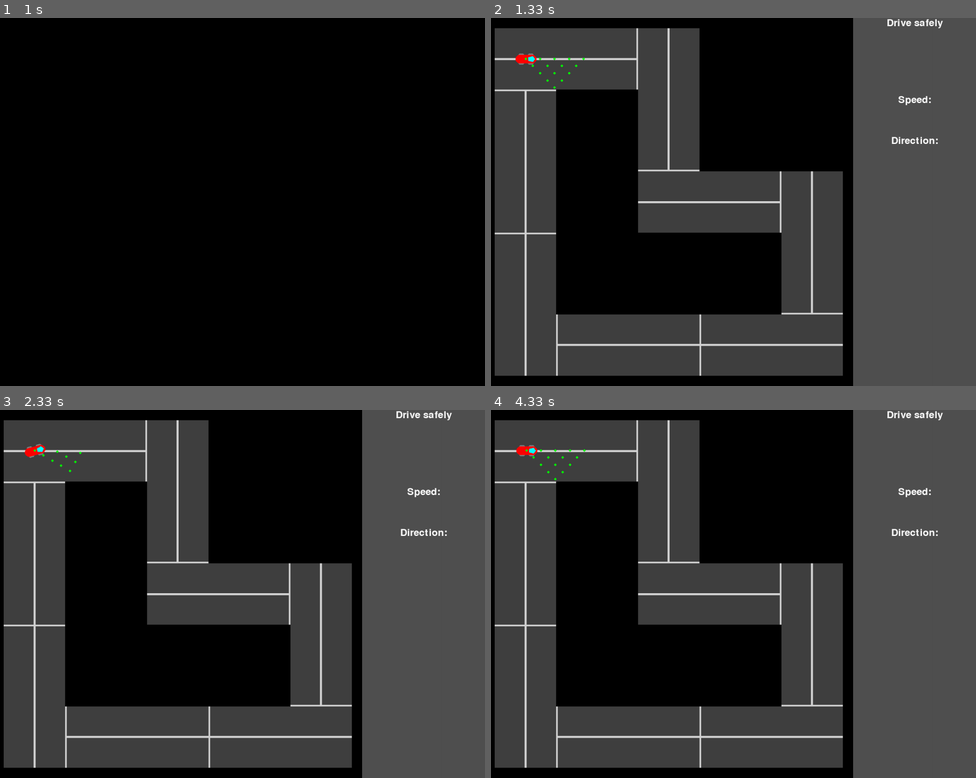
Above: before the commit, frames 1-4 (two rows, left to right).
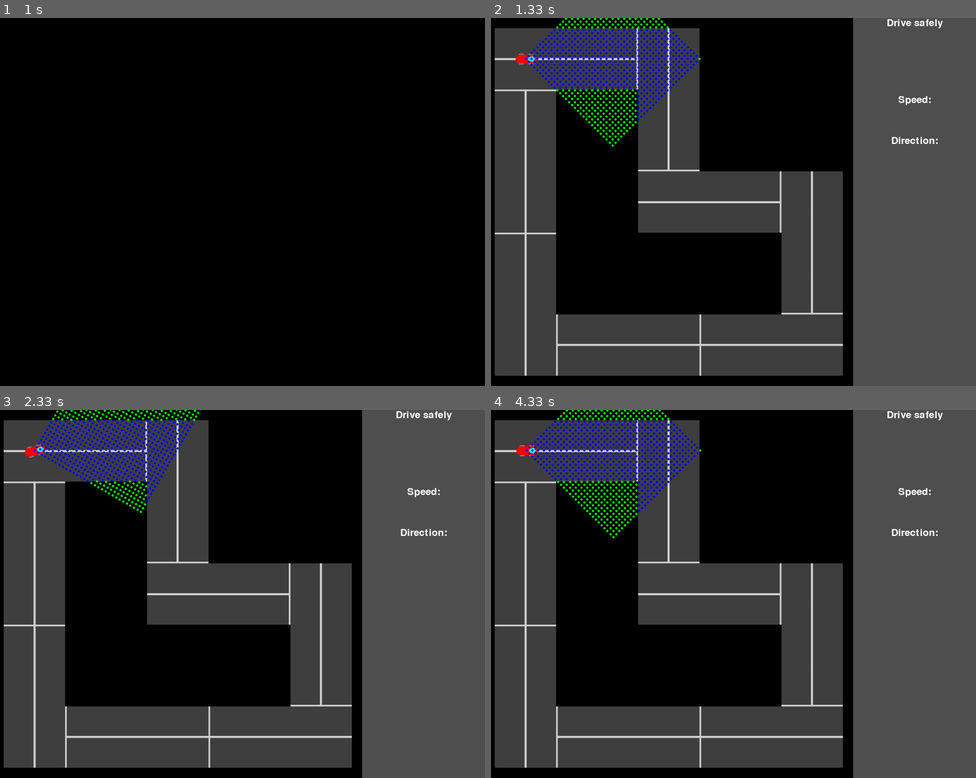
Above: after the commit, the same moments.

Repository: Pitrified/snippet
Game: pygame game, started from racer/racer_main.py
The game is run twice, just before and just after one commit, with the same random seed, the same clock (stepped at 60 frames per second) and the same inputs.
Inputs:
- Up to frame 1 (1 s): hold W from 0.83 s (still down)
- Up to frame 2 (1.33 s): release W at 1.3 s
- Up to frame 3 (2.33 s): hold A from 1.83 s (still down)
- Up to frame 4 (4.33 s): release A at 2.37 s; hold A 2.4-3 s; tap X at 2.47, 3.9 s; tap Z at 2.55 s; hold D from 3.83 s (still down)

Frame 1 is identical in both runs. In frame 2, 2.6% of the frame differs, in the area x 6-44%, y 0-36%; in frame 3, 2.0%; in frame 4, 2.6%.

Commit message:
RACER: fix the raw_map computation

Diff:
--- a/racer/racer_env.py
+++ b/racer/racer_env.py
@@ -255,29 +255,54 @@
         logg = getMyLogger(f"c.{__class__.__name__}._get_sensor_array")
         logg.debug(f"Start _get_sensor_array")
 
+        # get the current sensor_array to use
         self.curr_sa = self.racer_car.get_current_sensor_array()
-        logg.debug(f'shape curr_sa {self.curr_sa.shape}')
-        self._draw_sensor_array()
-
-    def _draw_sensor_array(self):
+        logg.debug(f"shape curr_sa {self.curr_sa.shape}")
+
+        obs = []
+        for s_pos in self.curr_sa:
+            #  logg.debug(f"s_pos {s_pos}")
+            if (
+                s_pos[0] < 0
+                or s_pos[0] >= self.field_wid
+                or s_pos[1] < 0
+                or s_pos[1] >= self.field_hei
+            ):
+                obs.append(0)
+            else:
+                obs.append(self.racer_map.raw_map[s_pos[0], s_pos[1]])
+        #  logg.debug(f"obs {obs}")
+
+        # draw the array on the sa_surf
+        self._draw_sensor_array(obs)
+
+        return obs
+
+    def _draw_sensor_array(self, obs=None):
         """draw the sensor_array on a Surface
         """
         logg = getMyLogger(f"c.{__class__.__name__}._draw_sensor_array")
         logg.debug(f"Start _draw_sensor_array")
 
         # create the new surface for the sensor_array
-        self.sat_surf = pygame.Surface(self.field_size)
-        #  self.sat_surf = self.sat_surf.convert()
+        self.sa_surf = pygame.Surface(self.field_size)
+        #  self.sa_surf = self.sa_surf.convert()
         black = (0, 0, 0)
-        self.sat_surf.fill(black)
+        self.sa_surf.fill(black)
         # black colors will not be blit
-        self.sat_surf.set_colorkey(black)
+        self.sa_surf.set_colorkey(black)
 
         the_color = (0, 255, 0, 128)
+        the_second_color = (0, 0, 255, 128)
+        color = the_color
         the_size = 3
-        for s_pos in self.curr_sa:
-            #  pygame.draw.circle(self.sat_surf, the_color, (10,10), the_size)
-            pygame.draw.circle(self.sat_surf, the_color, s_pos, the_size)
+        for i, s_pos in enumerate(self.curr_sa):
+            if not obs is None:
+                if obs[i] == 1:
+                    color = the_second_color
+                else:
+                    color = the_color
+            pygame.draw.circle(self.sa_surf, color, s_pos, the_size)
 
     def _update_display(self):
         """draw everything
@@ -295,7 +320,7 @@
         #  allsprites.draw(field)
 
         # draw the sensor surface
-        self.screen.blit(self.sat_surf, (0, 0))
+        self.screen.blit(self.sa_surf, (0, 0))
 
         # update the display
         pygame.display.flip()
--- a/racer/racer_map.py
+++ b/racer/racer_map.py
@@ -1,4 +1,5 @@
 import logging
+import numpy as np
 
 from timeit import default_timer as timer
 
@@ -55,6 +56,8 @@
             self.segments[i] = Segment(self.out_file_road, direction, cx, cy, i)
             self.add(self.segments[i])
 
+        self._precompute_map()
+
     def _create_road_segment(self):
         """Create the bmp for a road segment
         """
@@ -76,6 +79,19 @@
         )
 
         img1.save(self.out_file_road, "bmp")
+
+    def _precompute_map(self):
+        """turn the map into a np array
+        """
+        logg = getMyLogger(f"c.{__name__}._precompute_map", "DEBUG")
+        logg.debug(f"Start _precompute_map")
+
+        self.raw_map = np.zeros((self.field_wid, self.field_hei), dtype=np.uint8)
+        for i in self.segments:
+            rect = self.segments[i].rect
+            logg.debug(f"rect {rect}")
+            logg.debug(f" left {rect.left} right {rect.right} top {rect.top} bottom {rect.bottom} ")
+            self.raw_map[rect.left:rect.right, rect.top:rect.bottom] = 1
 
 
 class Segment(Sprite):
--- a/racer/racer_racer.py
+++ b/racer/racer_racer.py
@@ -320,7 +320,7 @@
             rot_mat = compute_rot_matrix(360-dire)
             rotated_sa = np.matmul(rot_mat, sensor_array_template)
             #  self.all_sensor_array[dire] = rotated_sa.transpose()
-            int_sa = np.array(rotated_sa, dtype=np.uint16)
+            int_sa = np.array(rotated_sa, dtype=np.int16)
             self.all_sensor_array[dire] = int_sa.transpose()
 
     def _get_sensor_array_template(self):
@@ -330,9 +330,11 @@
         logg.debug(f"Start _get_sensor_array_template")
 
         # create a grid
-        self.viewfield_size = 101
-        #  self.viewfield_step = 10
-        self.viewfield_step = 25
+        #  self.viewfield_size = 101
+        self.viewfield_size = 301
+        self.viewfield_step = 10
+        #  self.viewfield_step = 25
+        #  self.viewfield_step = 33
         sat = []
         for i in range(0, self.viewfield_size, self.viewfield_step):
             for j in range(0, self.viewfield_size, self.viewfield_step):
Not shown, added: racer/requirements.txt
